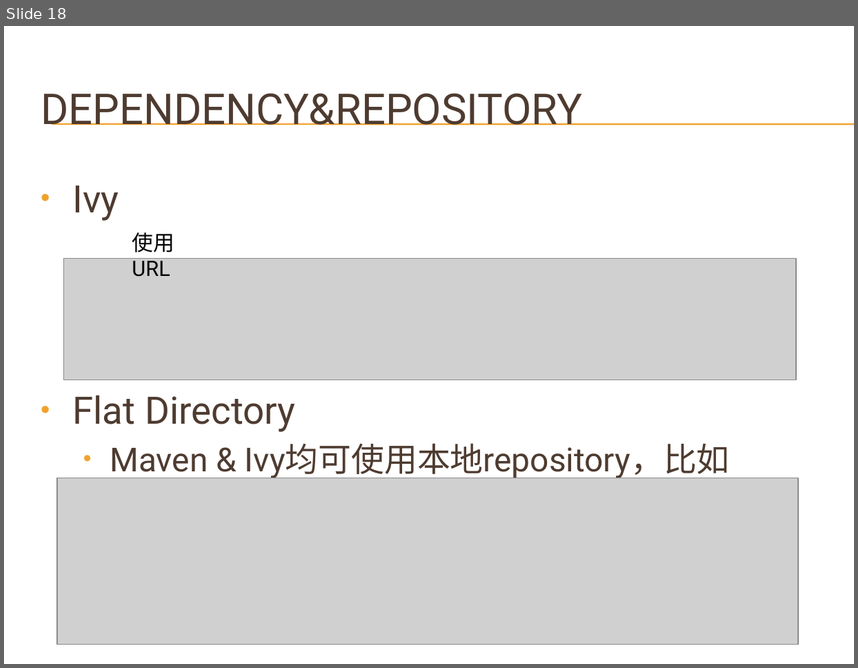
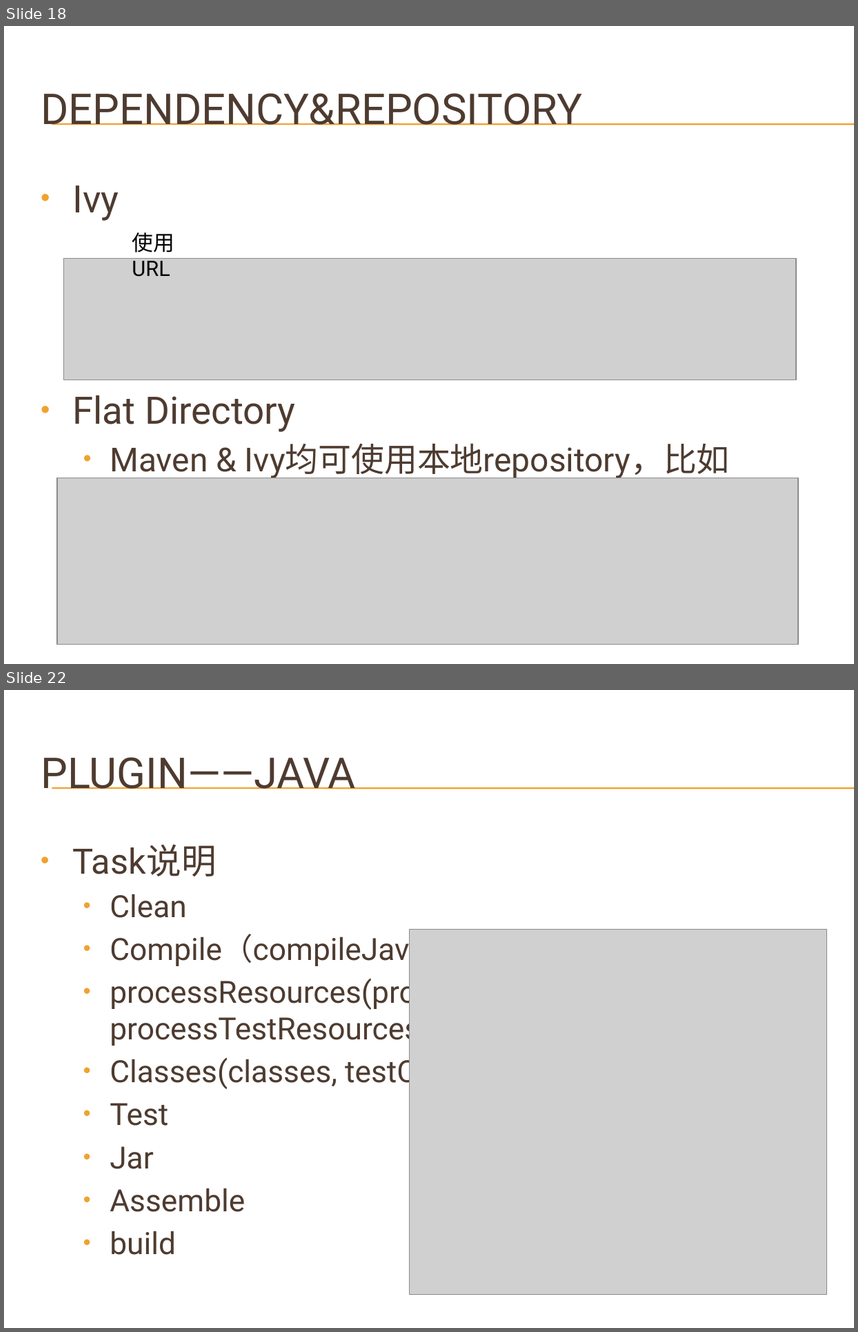
Before and after one commit to shushanfx/gradle, a slide deck: doc/gradle.pptx. Shown one above the other, each under a label of ours: slide 18 before the commit, slides 18 and 22 after it; the slides between them are not shown. The pictures are 858x668 and 858x1332 pixels, drawn with LibreOffice and Linux fonts; fonts in the diff are those of the drawing; grey boxes stand for pictures; background and template pictures are left out. Boxes give left, top, right and bottom in pixels: in the first picture for what was removed or moved away, otherwise in the second. Text is boxed around its words. In the diff, an @@ line names an element or a change of style, - is before the commit and + after.

```diff
--- a/doc/gradle.pptx
+++ b/doc/gradle.pptx
@@ slide 22 added at <box>4,690,854,1328</box>, background picture (left out); not listed: 2 template elements that a slide beside it also shows @@
@@ title added at <box>41,757,356,789</box>, 36 pt, text #4E3B30 @@
+PLUGIN——JAVA
@@ text added at <box>72,844,695,1254</box>, 25.9 pt, text #4E3B30 @@
+• Task说明
+  • Clean
+  • Compile（compileJava,compileTestJava）
+  • processResources(processJavaResources, processTestResources)
+  • Classes(classes, testClasses)
+  • Test
+  • Jar
+  • Assemble
+  • build
@@ picture added at <box>410,929,827,1294</box> @@
```
Also in this commit, not shown: 2 slides changed, 6 other slides added, 8 other files.
